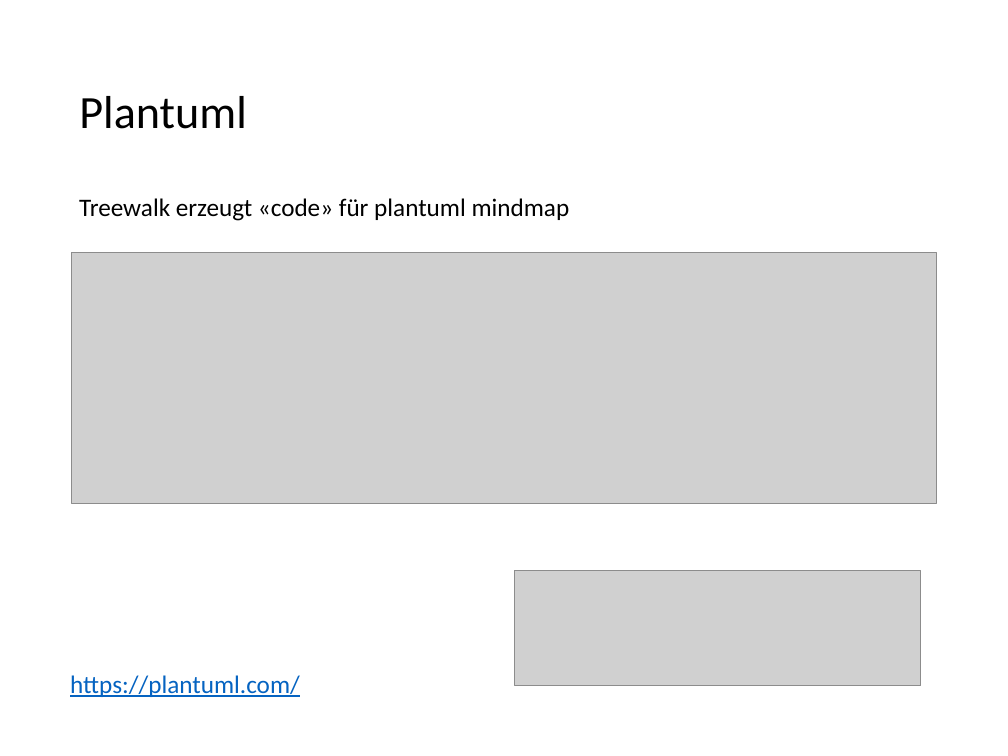
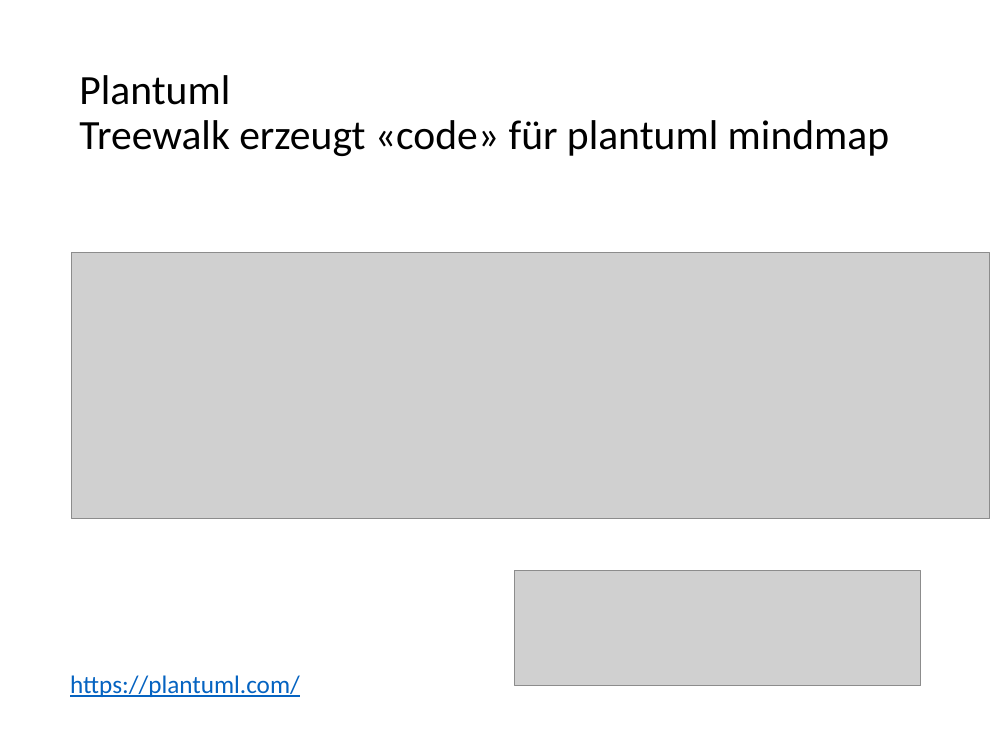
Before and after one commit to juandid/medusa-flow-visualizer, a slide deck: slide 13 of doc/Visualisierung_von_Authentication_Flows.pptx. Drawn at 1008x756 pixels with LibreOffice and Linux fonts; fonts in the diff are those of the drawing; grey boxes stand for pictures. Boxes give left, top, right and bottom in pixels: in the first picture for what was removed or moved away, otherwise in the second. Text is boxed around its words. In the diff, an @@ line names an element or a change of style, - is before the commit and + after.

```diff
--- a/doc/Visualisierung_von_Authentication_Flows.pptx
+++ b/doc/Visualisierung_von_Authentication_Flows.pptx
@@ title at [79, 75, 890, 156]: text changed; size 33 to 29.7 pt @@
-Plantuml
+Plantuml
+Treewalk erzeugt «code» für plantuml mindmap
@@ text removed at [79, 198, 570, 221] @@
-Treewalk erzeugt «code» für plantuml mindmap
@@ picture: place and size @@
-picture at [72, 253, 936, 503]
+picture at [72, 253, 990, 519]
```
Also in this commit, not shown: 8 other slides changed, 3 slides added, 1 slide removed.
